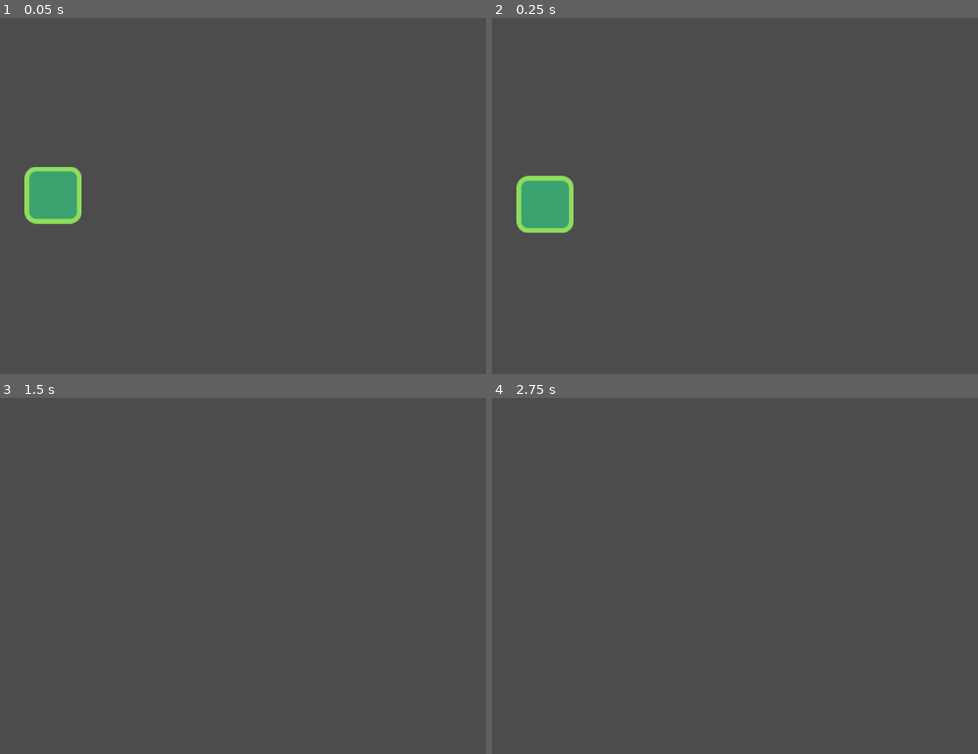
Above: before the commit, frames 1-4 (two rows, left to right).
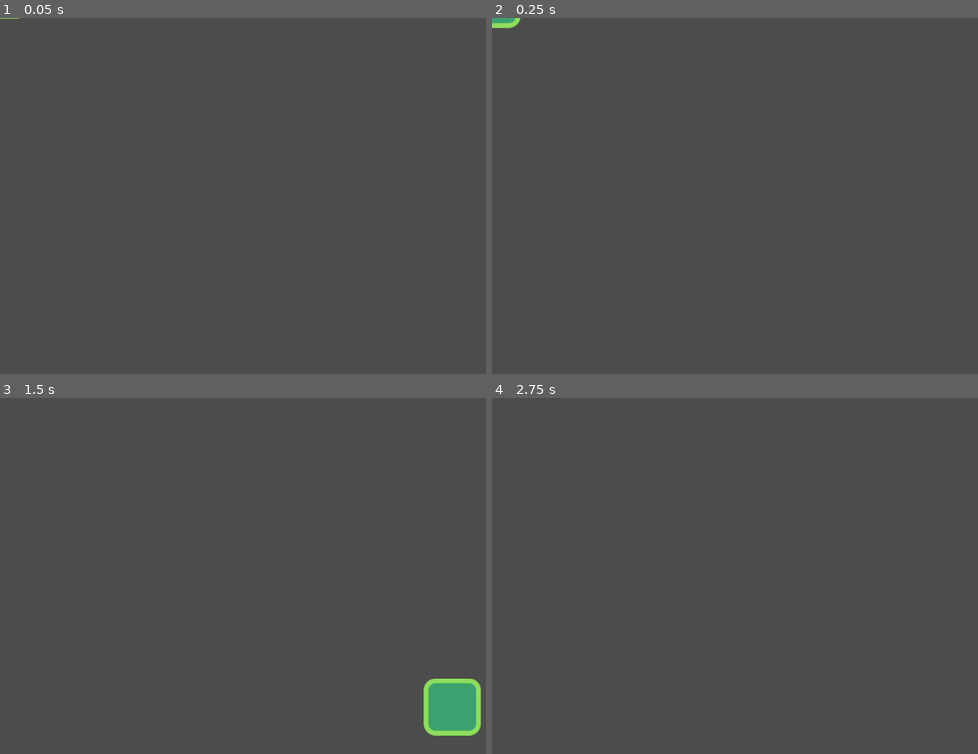
Above: after the commit, the same moments.

Repository: caiofov/Platformer-Godot
Game: Godot game, scene res://src/Actors/Player.tscn
Two runs of this game, one before a commit and one after it. Both use one fixed random seed, a clock stepped at 60 frames per second and the inputs below.
Inputs:
- Up to frame 1 (0.05 s): no input
- Up to frame 2 (0.25 s): no input
- Up to frame 3 (1.5 s): hold D (move_right, bound only after the commit) from 0.53 s (still down); tap W (jump, bound only after the commit) at 0.6, 0.77, 1.07, 1.35 s
- Up to frame 4 (2.75 s): tap W (jump, bound only after the commit) at 1.52, 1.82, 2.1 s; tap Enter at 2 s; release D (move_right, bound only after the commit) at 2.03 s; hold A (move_left, bound only after the commit) from 2.03 s (still down)

The runs differ from the first frame. In frame 1, 1.8% of the frame differs, in the area x 0-17%, y 0-58%; in frame 2, 2.0%, in the area x 0-17%, y 0-61%; in frame 3, 1.8%; in frame 4, nothing differs.

Commit message:
moving character and jumping physics

Diff:
--- a/platformer/assets/tileset.tres
+++ b/platformer/assets/tileset.tres
@@ -17,6 +17,11 @@
 0/tile_mode = 0
 0/occluder_offset = Vector2( 0, 0 )
 0/navigation_offset = Vector2( 0, 0 )
+0/shape_offset = Vector2( 0, 0 )
+0/shape_transform = Transform2D( 1, 0, 0, 1, 0, 0 )
+0/shape = SubResource( 1 )
+0/shape_one_way = false
+0/shape_one_way_margin = 1.0
 0/shapes = [ {
 "autotile_coord": Vector2( 0, 0 ),
 "one_way": false,
@@ -33,6 +38,11 @@
 1/tile_mode = 0
 1/occluder_offset = Vector2( 0, 0 )
 1/navigation_offset = Vector2( 0, 0 )
+1/shape_offset = Vector2( 0, 0 )
+1/shape_transform = Transform2D( 1, 0, 0, 1, 0, 0 )
+1/shape = SubResource( 2 )
+1/shape_one_way = true
+1/shape_one_way_margin = 1.0
 1/shapes = [ {
 "autotile_coord": Vector2( 0, 0 ),
 "one_way": true,
--- a/platformer/project.godot
+++ b/platformer/project.godot
@@ -24,6 +24,37 @@
 run/main_scene="res://src/Actors/Player.tscn"
 config/icon="res://icon.png"
 
+[input]
+
+move_left={
+"deadzone": 0.5,
+"events": [ Object(InputEventKey,"resource_local_to_scene":false,"resource_name":"","device":0,"alt":false,"shift":false,"control":false,"meta":false,"command":false,"pressed":false,"scancode":65,"physical_scancode":0,"unicode":0,"echo":false,"script":null)
+, Object(InputEventKey,"resource_local_to_scene":false,"resource_name":"","device":0,"alt":false,"shift":false,"control":false,"meta":false,"command":false,"pressed":false,"scancode":16777231,"physical_scancode":0,"unicode":0,"echo":false,"script":null)
+, Object(InputEventJoypadMotion,"resource_local_to_scene":false,"resource_name":"","device":0,"axis":0,"axis_value":-1.0,"script":null)
+ ]
+}
+move_right={
+"deadzone": 0.5,
+"events": [ Object(InputEventKey,"resource_local_to_scene":false,"resource_name":"","device":0,"alt":false,"shift":false,"control":false,"meta":false,"command":false,"pressed":false,"scancode":68,"physical_scancode":0,"unicode":0,"echo":false,"script":null)
+, Object(InputEventKey,"resource_local_to_scene":false,"resource_name":"","device":0,"alt":false,"shift":false,"control":false,"meta":false,"command":false,"pressed":false,"scancode":16777233,"physical_scancode":0,"unicode":0,"echo":false,"script":null)
+, Object(InputEventJoypadMotion,"resource_local_to_scene":false,"resource_name":"","device":0,"axis":0,"axis_value":1.0,"script":null)
+ ]
+}
+jump={
+"deadzone": 0.5,
+"events": [ Object(InputEventKey,"resource_local_to_scene":false,"resource_name":"","device":0,"alt":false,"shift":false,"control":false,"meta":false,"command":false,"pressed":false,"scancode":87,"physical_scancode":0,"unicode":0,"echo":false,"script":null)
+, Object(InputEventKey,"resource_local_to_scene":false,"resource_name":"","device":0,"alt":false,"shift":false,"control":false,"meta":false,"command":false,"pressed":false,"scancode":16777232,"physical_scancode":0,"unicode":0,"echo":false,"script":null)
+, Object(InputEventJoypadButton,"resource_local_to_scene":false,"resource_name":"","device":0,"button_index":0,"pressure":0.0,"pressed":false,"script":null)
+ ]
+}
+
+[layer_names]
+
+2d_physics/layer_1="player"
+2d_physics/layer_2="enemies"
+2d_physics/layer_3="coins"
+2d_physics/layer_4="world"
+
 [physics]
 
 common/enable_pause_aware_picking=true
--- a/platformer/src/Actors/Actor.gd
+++ b/platformer/src/Actors/Actor.gd
@@ -2,6 +2,10 @@
 
 #class which both player and enemy will extend
 class_name Actor
+
+const FLOOR_NORMAL: = Vector2.UP #vector that defines the floor (it will be used later)
+#UP -> (0,-1) -> vector pointing up
+
 export var speed: = Vector2(300.0, 1000.0)
 export var gravity: = 3000.0
 #export -> makes the gravity configurable. It will be displayed on the right view inspector
@@ -12,6 +16,5 @@
 #verything that envolves physics: collision etc
 func _physics_process(delta: float) -> void:
 	#delta -> time elapsed since the last frame (the engine will give it to us)
-	velocity.y += gravity * delta
+	pass
 	#velocity.y = max(velocity.y, speed.y) #sets the max velocity
-	velocity = move_and_slide(velocity)
--- a/platformer/src/Actors/Player.gd
+++ b/platformer/src/Actors/Player.gd
@@ -1 +1,40 @@
 extends Actor
+
+#also runs the parent's physics process
+func _physics_process(delta: float) -> void:
+	var is_jump_interrupted: = Input.is_action_just_released("jump") and velocity.y < 0.0
+	#jump button has just been released and the character is moving up (jumping)
+	#it indentifies if the player has stopped jumping
+
+	var direction: = get_direction()
+
+	velocity = calculate_move_velocity(velocity, direction, speed, is_jump_interrupted)
+	velocity = move_and_slide(velocity, FLOOR_NORMAL) #2nd parameter -> floor normal: a vector that defines the floor
+
+
+func get_direction() -> Vector2:
+	#we have definied those actions in settings
+	#get_action_strength returns a value between 0 and 1 (0 for not pressed at all and 1 for full pressed)
+	return Vector2(
+		Input.get_action_strength("move_right") - Input.get_action_strength("move_left"),
+		-1.0 if Input.is_action_just_pressed("jump") and is_on_floor() else 1.0 #if the player has jumped, so it will move up. Otherwise, it will fall
+	)
+	#is_on_floor() -> returns if the character is on the floor
+
+func calculate_move_velocity(
+		linear_velocity: Vector2,
+		direction: Vector2,
+		speed: Vector2,
+		is_jump_interrupted: bool
+	) -> Vector2:
+		var new_velocity: = linear_velocity
+
+		new_velocity.x = speed.x * direction.x
+		new_velocity.y += gravity * get_physics_process_delta_time() #returns the delta from the physics_process
+
+		if direction.y == -1.0:
+			new_velocity.y = speed.y * direction.y
+		if is_jump_interrupted:
+			new_velocity.y = 0.0 #it makes the character stop jumping in the middle of a jump when the key is released
+
+		return new_velocity
--- a/platformer/src/Actors/Player.tscn
+++ b/platformer/src/Actors/Player.tscn
@@ -7,8 +7,9 @@
 extents = Vector2( 40.8143, 42.7297 )
 
 [node name="Player" type="KinematicBody2D"]
-position = Vector2( 89.3232, 345.669 )
+collision_mask = 8
 script = ExtResource( 2 )
+speed = Vector2( 800, 1000 )
 gravity = 500.0
 
 [node name="Player" type="Sprite" parent="."]
--- /dev/null
+++ b/platformer/src/Levels/LevelTemplate.tscn
@@ -0,0 +1,19 @@
+[gd_scene load_steps=3 format=2]
+
+[ext_resource path="res://assets/tileset.tres" type="TileSet" id=1]
+[ext_resource path="res://src/Actors/Player.tscn" type="PackedScene" id=2]
+
+[node name="LevelTemplate" type="Node2D"]
+
+[node name="TileMap" type="TileMap" parent="."]
+tile_set = ExtResource( 1 )
+cell_size = Vector2( 80, 80 )
+collision_layer = 8
+collision_mask = 0
+format = 1
+tile_data = PoolIntArray( 0, 0, 0, 12, 0, 0, 65536, 0, 0, 65548, 0, 0, 131072, 0, 0, 131084, 0, 0, 196608, 0, 0, 196620, 0, 0, 262144, 0, 0, 262156, 0, 0, 327680, 0, 0, 327692, 0, 0, 393216, 0, 0, 393221, 0, 0, 393222, 0, 0, 393228, 0, 0, 458752, 0, 0, 458753, 0, 0, 458754, 0, 0, 458755, 0, 0, 458756, 0, 0, 458757, 0, 0, 458758, 0, 0, 458759, 0, 0, 458760, 0, 0, 458761, 0, 0, 458762, 0, 0, 458763, 0, 0, 458764, 0, 0 )
+
+[node name="Player" parent="." instance=ExtResource( 2 )]
+position = Vector2( 211.942, 124.223 )
+scale = Vector2( 0.8, 0.8 )
+gravity = 4000.0
